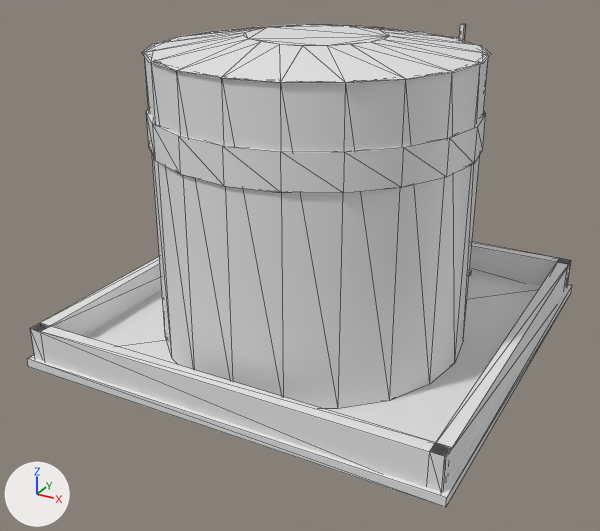
Two versions of the glTF model assets/models/fuel_tank.glb, one commit apart.
One viewpoint serves both versions: a 50 mm camera at (3.27, -6.43, 3.81) aimed at (-0.07, -0.35, 0.77). The lights are fixed; the arrows at lower left show +X, +Y and +Z. The picture after the commit comes second. Mesh edges are drawn as thin lines. Where no turn or scale is listed for an object, it has been applied to the vertices. Vertices at exactly the same position are counted once.

Script lines for the objects in view, before the commit:
```python
me_fuel_tank = bpy.data.meshes.new('Fuel_tank')
me_fuel_tank.from_pydata(...)  # 260 vertices, 440 faces; spans x -1.95..1.95, y -1.95..1.95, z 0.0..2.8
me_fuel_tank.materials.append(mat_unit)  # white #e7e7e7
ob_fuel_tank = bpy.data.objects.new('Fuel_tank', me_fuel_tank)
ob_fuel_tank.location = (0.0, 0.0, 0.0)
```
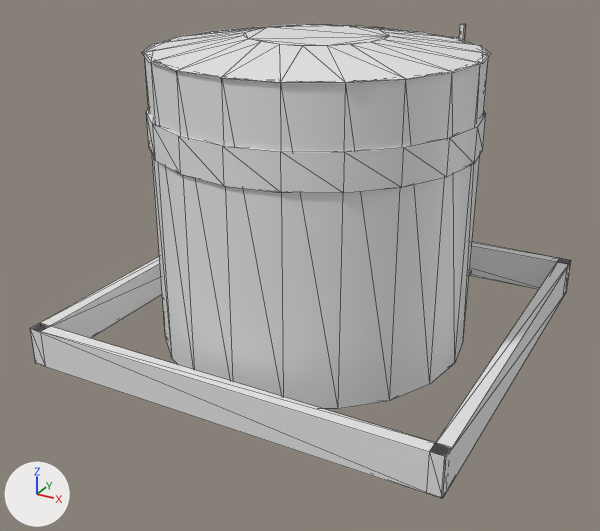
Location of each change, [x1, y1, x2, y2] in pixels of the pictures (600 x 531 px):
'Fuel_tank', reshaped
    before: [27, 24, 572, 507]
    after: [31, 24, 571, 499]
part 1 of me_fuel_tank, deleted
    before: [27, 272, 572, 507]

The change in detail:
me_fuel_tank is used by ob_fuel_tank; location (0.0, 0.0, 0.0).
me_fuel_tank had 260 vertices, 440 faces and spanned x -1.95..1.95, y -1.95..1.95, z 0.0..2.8.
me_fuel_tank now has 252 vertices, 428 faces and spans x -1.91..1.91, y -1.91..1.91, z 0.03..2.8.
me_fuel_tank part 1: the loose piece of 8 vertices spanning x -1.95..1.95, y -1.95..1.95, z 0.0..0.08 is deleted.
